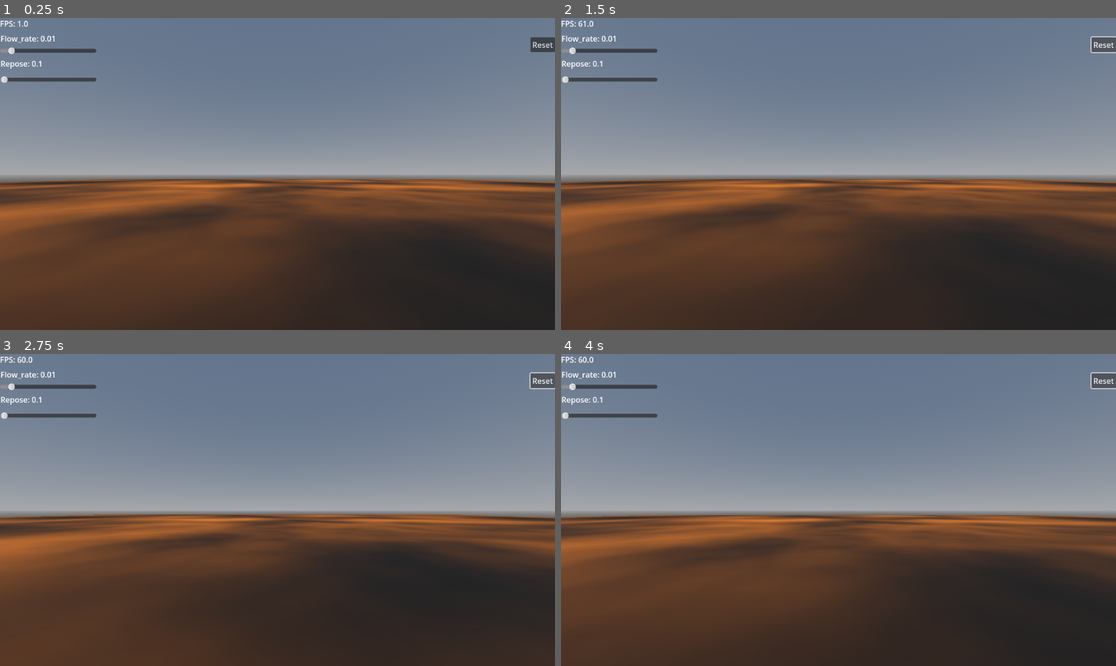
Above: before the commit, frames 1-4 (two rows, left to right).
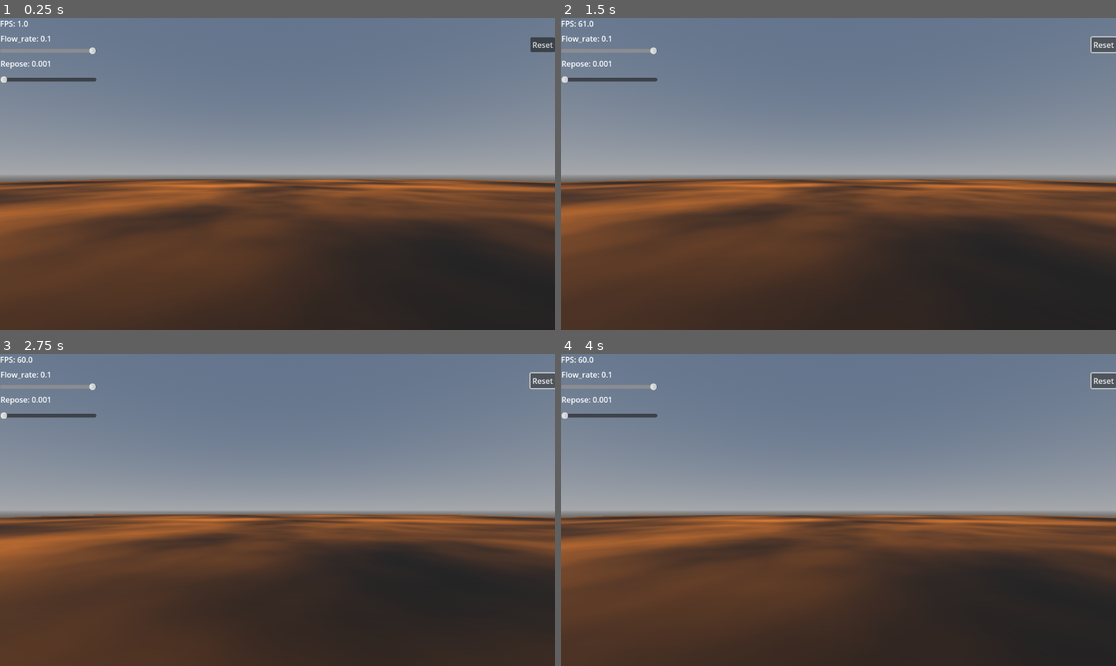
Above: after the commit, the same moments.

Repository: learnb/shovel-sim
Game: Godot game, scene res://test_room.tscn
Same seed, same stepped clock (60 frames per second), same inputs: the game is played once before the commit and once after it.
Inputs:
- Up to frame 1 (0.25 s): no input
- Up to frame 2 (1.5 s): click "Reset" at 0.5 s; hold S (camera_backward) from 1.28 s (still down)
- Up to frame 3 (2.75 s): release S (camera_backward) at 2.03 s; tap Q (camera_down) at 2.1 s
- Up to frame 4 (4 s): hold W (camera_forward) 2.78-3.53 s; tap A (camera_left) at 3.6 s

The runs differ from the first frame. In frame 1, 0.3% of the frame differs, in the area x 0-18%, y 5-21%; in frame 2, 0.3%; in frame 3, 0.3%; in frame 4, 0.3%.
Error before the commit: Cannot call method 'shader_create_from_spirv' on a null value. (res://granular_sim_cs.gd:36)
Error after the commit: Cannot call method 'shader_create_from_spirv' on a null value. (res://granular_sim_cs.gd:40)

Commit message:
pass params into shader

Diff:
--- a/shovel-sim/debug_ui.gd
+++ b/shovel-sim/debug_ui.gd
@@ -34,9 +34,11 @@
 
 func _on_flow_rate_change(value: float):
 	sim.FLOW_RATE = value
+	#sim.prepare_buffers()
 
 func _on_repose_change(value: float):
 	sim.REPOSE = value
+	#sim.prepare_buffers()
 
 func _on_reset():
 	sim.reset()
--- a/shovel-sim/granular_sim_cs.gd
+++ b/shovel-sim/granular_sim_cs.gd
@@ -1,7 +1,7 @@
 extends Node3D
 
-var REPOSE = 0.1   	# stable slope (meters of height difference)
-var FLOW_RATE = 0.01	# fraction of excess height to move
+var REPOSE = 0.001   	# stable slope (meters of height difference)
+var FLOW_RATE = 0.1	# fraction of excess height to move
 
 var rd: RenderingDevice
 var shader_file: RDShaderFile
@@ -9,6 +9,8 @@
 
 var height_buffer: RID
 var type_buffer: RID
+var param_buffer: RID
+var grid_param_buffer: RID
 var uniform_set: RID
 
 var grid_width: int = 128
@@ -19,6 +21,8 @@
 
 var heights: PackedFloat32Array
 var types: PackedFloat32Array
+var params: PackedFloat32Array
+var grid_params: PackedInt32Array
 var output: PackedFloat32Array
 
 var multi_mesh_instance: MultiMeshInstance3D
@@ -49,6 +53,7 @@
 		update_multimesh()
 
 func reset():
+	rd.sync()
 	init_data()
 	prepare_buffers()
 
@@ -56,6 +61,7 @@
 	frame_counter = 0
 	heights = PackedFloat32Array()
 	types = PackedFloat32Array()
+	params = PackedFloat32Array()
 	output = PackedFloat32Array()
 
 	for i in range(grid_size):
@@ -65,14 +71,21 @@
 func update_data():
 	heights = output
 	#print(heights)
+	#print(heights[32*128])
 
 func prepare_buffers():
+	params = [REPOSE, FLOW_RATE]
+	grid_params = [grid_width, grid_height]
 	var height_bytes: PackedByteArray = heights.to_byte_array()
 	var type_bytes: PackedByteArray = types.to_byte_array()
+	var param_bytes: PackedByteArray = params.to_byte_array()
+	var grid_param_bytes: PackedByteArray = grid_params.to_byte_array()
 
 	# Put data into buffers
 	height_buffer = rd.storage_buffer_create(height_bytes.size(), height_bytes)
 	type_buffer = rd.storage_buffer_create(type_bytes.size(), type_bytes)
+	param_buffer = rd.storage_buffer_create(param_bytes.size(), param_bytes)
+	grid_param_buffer = rd.storage_buffer_create(grid_param_bytes.size(), grid_param_bytes)
 
 	# Create uniforms and assign buffers
 	var height_uniform: RDUniform = RDUniform.new()
@@ -85,7 +98,24 @@
 	type_uniform.binding = 1
 	type_uniform.add_id(type_buffer)
 
-	uniform_set = rd.uniform_set_create([height_uniform, type_uniform], shader, 0)
+	var param_uniform: RDUniform = RDUniform.new()
+	param_uniform.uniform_type = RenderingDevice.UNIFORM_TYPE_STORAGE_BUFFER
+	param_uniform.binding = 2
+	param_uniform.add_id(param_buffer)
+
+	var grid_param_uniform: RDUniform = RDUniform.new()
+	grid_param_uniform.uniform_type = RenderingDevice.UNIFORM_TYPE_STORAGE_BUFFER
+	grid_param_uniform.binding = 3
+	grid_param_uniform.add_id(grid_param_buffer)
+
+	var uniforms: Array[RDUniform] = [
+		height_uniform,
+		type_uniform,
+		param_uniform,
+		grid_param_uniform,
+	]
+
+	uniform_set = rd.uniform_set_create(uniforms, shader, 0)
 
 func run_simulation_step():
 	var x_groups: int = grid_width / 8
Not shown, changed: shovel-sim/compute_shader_sim.glsl
Not shown, changed: notes.md
